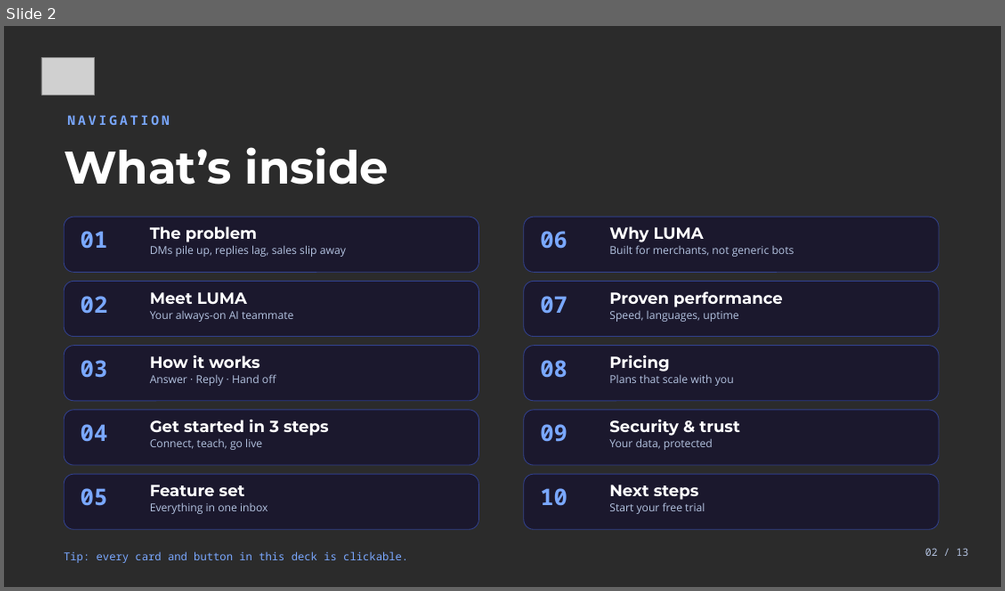
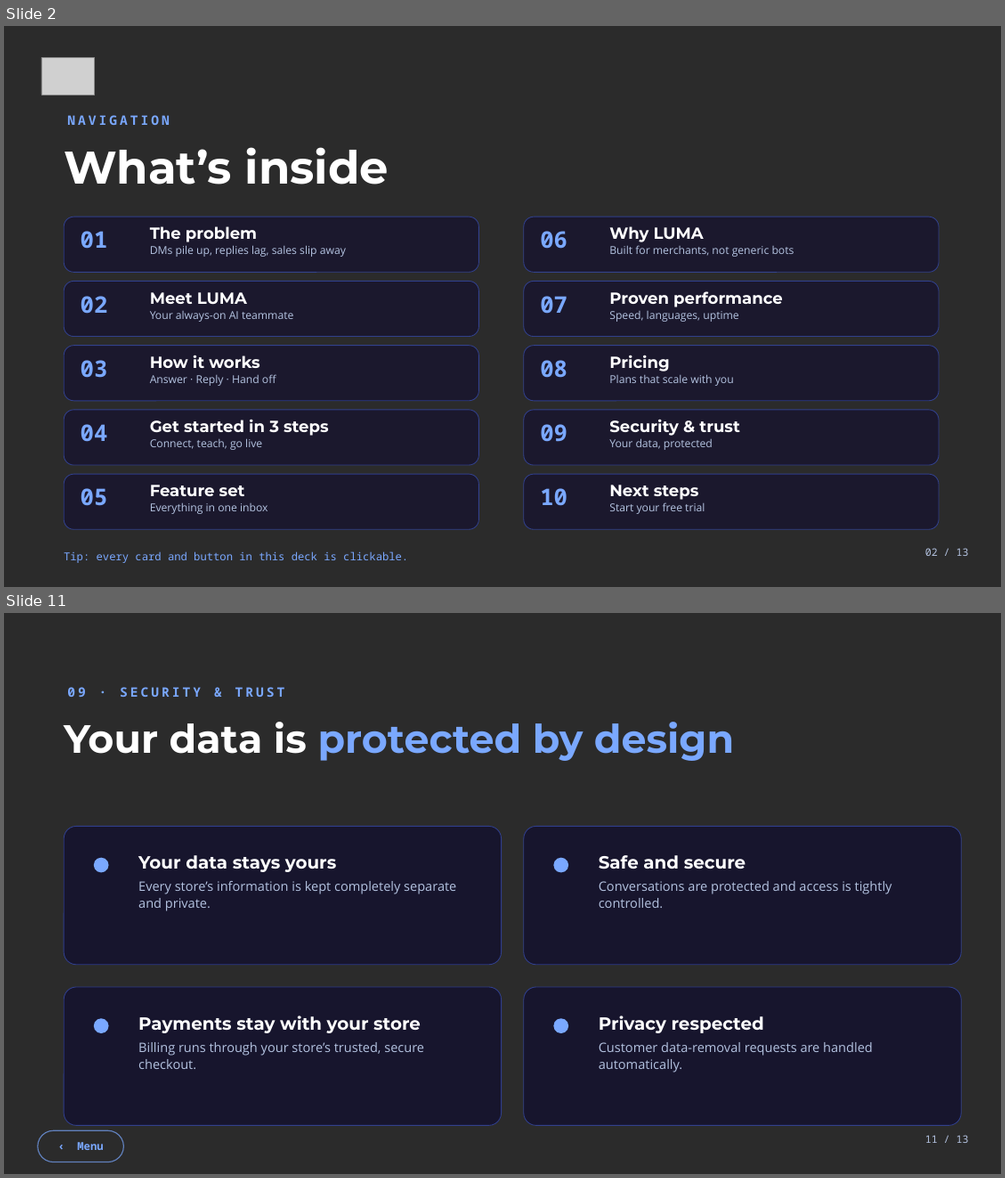
Before and after one commit to tonyhani01/luma-landing, a slide deck: proposal/LUMA_Business_Proposal.pptx. Shown one above the other, each under a label of ours: slide 2 before the commit, slides 2 and 11 after it; the slides between them are not shown. The pictures are 1005x591 and 1005x1178 pixels, drawn with LibreOffice and Linux fonts; fonts in the diff are those of the drawing; grey boxes stand for pictures; background and template pictures are left out; a plain dark background stands for a picture behind light text. Boxes give left, top, right and bottom in pixels: in the first picture for what was removed or moved away, otherwise in the second. Text is boxed around its words. In the diff, an @@ line names an element or a change of style, - is before the commit and + after.

```diff
--- a/proposal/LUMA_Business_Proposal.pptx
+++ b/proposal/LUMA_Business_Proposal.pptx
@@ slide 11 added at <box>4,613,1001,1174</box>, background picture (left out) @@
@@ text added at <box>67,687,285,697</box>, 12.5 pt, text #7AA8FF, bold @@
+09 · SECURITY & TRUST
@@ text added at <box>64,722,734,761</box>, 38 pt, text #7AA8FF, bold @@
+Your data is protected by design
@@ rounded rectangle added at <box>64,826,502,965</box>, fill #080330 at 55% opacity, outline #4466FF 0.75 pt @@
@@ rounded rectangle added at <box>524,826,961,965</box>, fill #080330 at 55% opacity, outline #4466FF 0.75 pt @@
@@ ellipse added at <box>94,858,109,873</box>, fill #7AA8FF @@
@@ text added at <box>138,855,456,911</box>, 12.5 pt, text #B3C2E0 @@
+Your data stays yours
+Every store’s information is kept completely separate and private.
@@ ellipse added at <box>554,858,568,873</box>, fill #7AA8FF @@
@@ text added at <box>599,855,892,908</box>, 12.5 pt, text #B3C2E0 @@
+Safe and secure
+Conversations are protected and access is tightly controlled.
@@ rounded rectangle added at <box>64,987,502,1126</box>, fill #080330 at 55% opacity, outline #4466FF 0.75 pt @@
@@ rounded rectangle added at <box>524,987,961,1126</box>, fill #080330 at 55% opacity, outline #4466FF 0.75 pt @@
@@ ellipse added at <box>94,1018,109,1033</box>, fill #7AA8FF @@
@@ text added at <box>138,1015,424,1069</box>, 12.5 pt, text #B3C2E0 @@
+Payments stay with your store
+Billing runs through your store’s trusted, secure checkout.
@@ ellipse added at <box>554,1018,568,1033</box>, fill #7AA8FF @@
@@ text added at <box>599,1015,873,1072</box>, 12.5 pt, text #B3C2E0 @@
+Privacy respected
+Customer data-removal requests are handled automatically.
@@ rounded rectangle added at <box>38,1130,123,1162</box>, outline #7AA8FF 1 pt, 10.5 pt, text #7AA8FF, bold @@
+‹ Menu
@@ text added at <box>925,1135,969,1143</box>, 10 pt, text #B3C2E0 @@
+11 / 13
```
Also in this commit, not shown: 8 slides changed, 1 other slide added, 2 slides removed, 6 other files.
